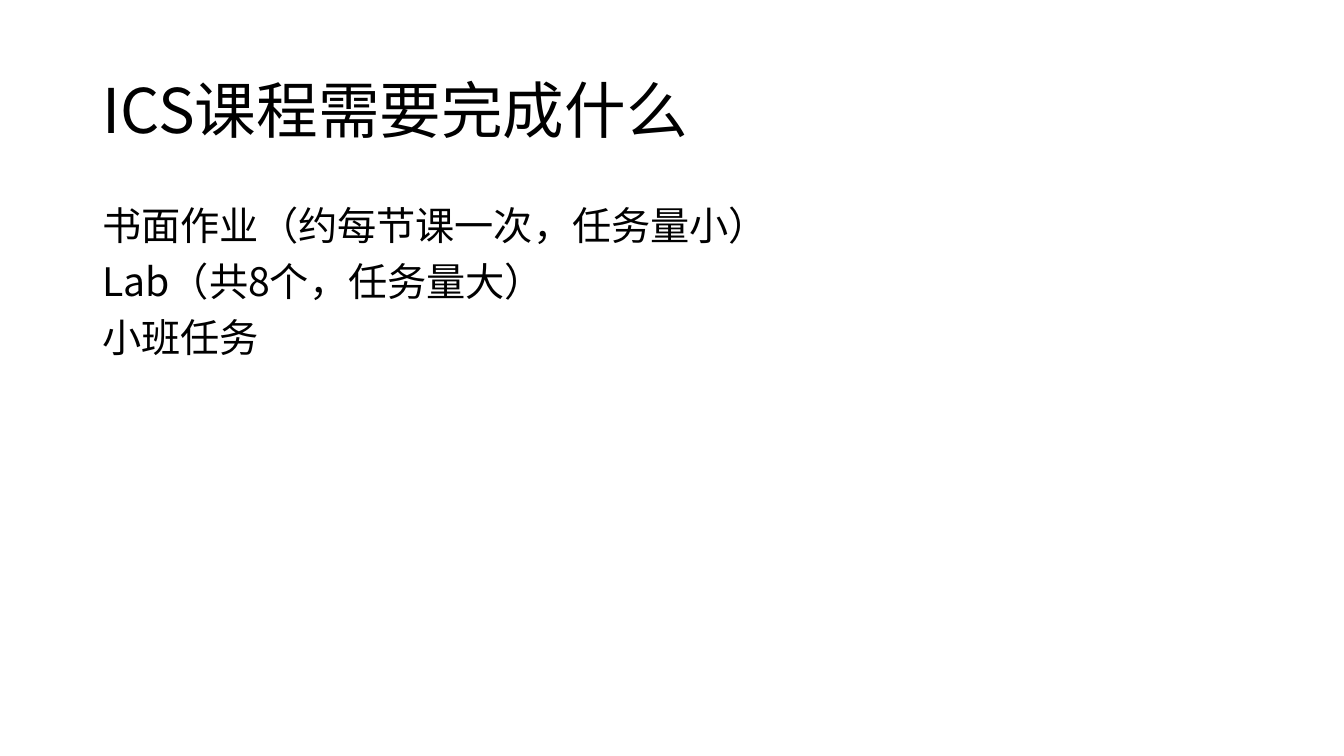
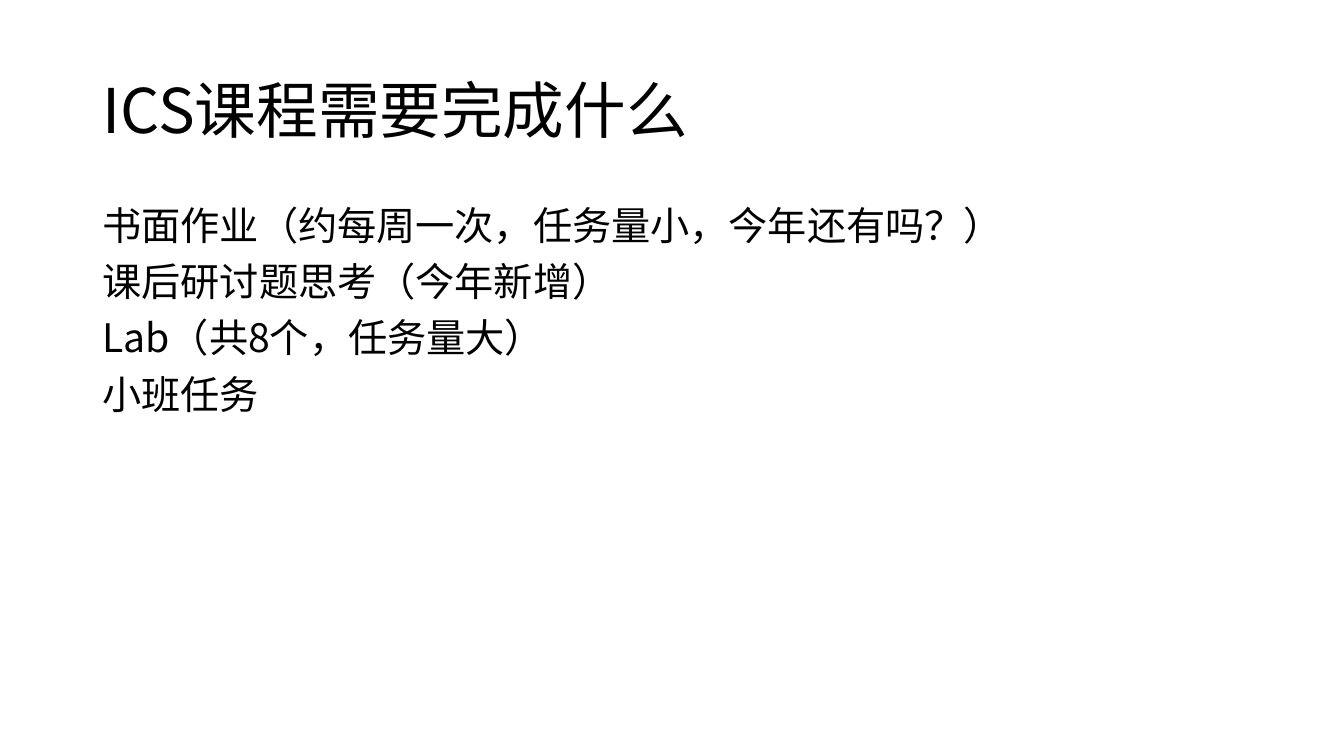
Before and after one commit to zsLiuZian/ics25, a slide deck: slide 11 of resource/seminar/Week1.pptx (slide 8 before the commit). Drawn at 1344x756 pixels with LibreOffice and Linux fonts; fonts in the diff are those of the drawing. Boxes give left, top, right and bottom in pixels: in the first picture for what was removed or moved away, otherwise in the second. Text is boxed around its words. In the diff, an @@ line names an element or a change of style, - is before the commit and + after.

```diff
--- a/resource/seminar/Week1.pptx
+++ b/resource/seminar/Week1.pptx
@@ text at (x1=102, y1=206, x2=1002, y2=300): text changed @@
-书面作业（约每节课一次，任务量小）
+书面作业（约每周一次，任务量小，今年还有吗？）
+课后研讨题思考（今年新增）
```
Also in this commit, not shown: 8 other slides changed, 33 slides added, 4 other files.
